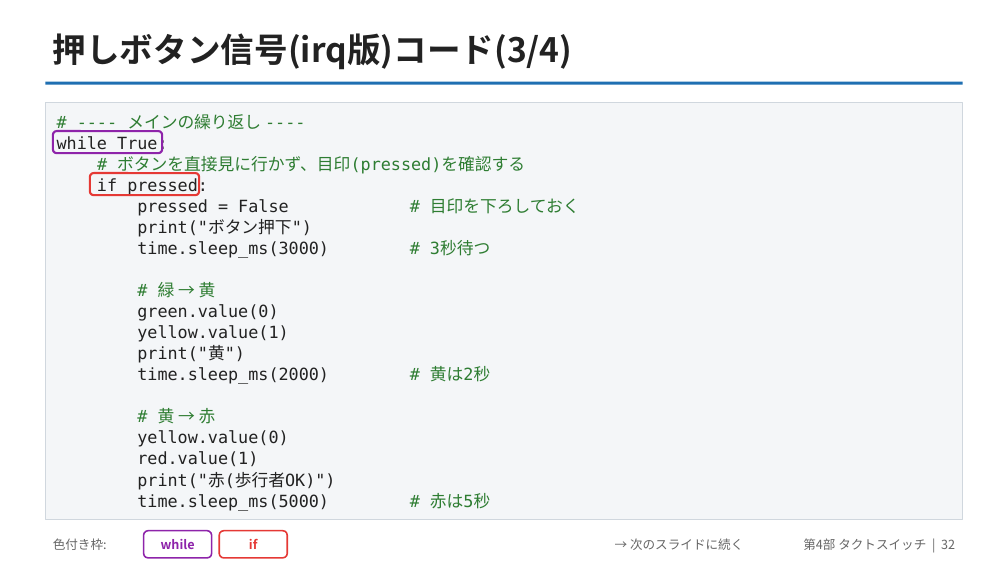
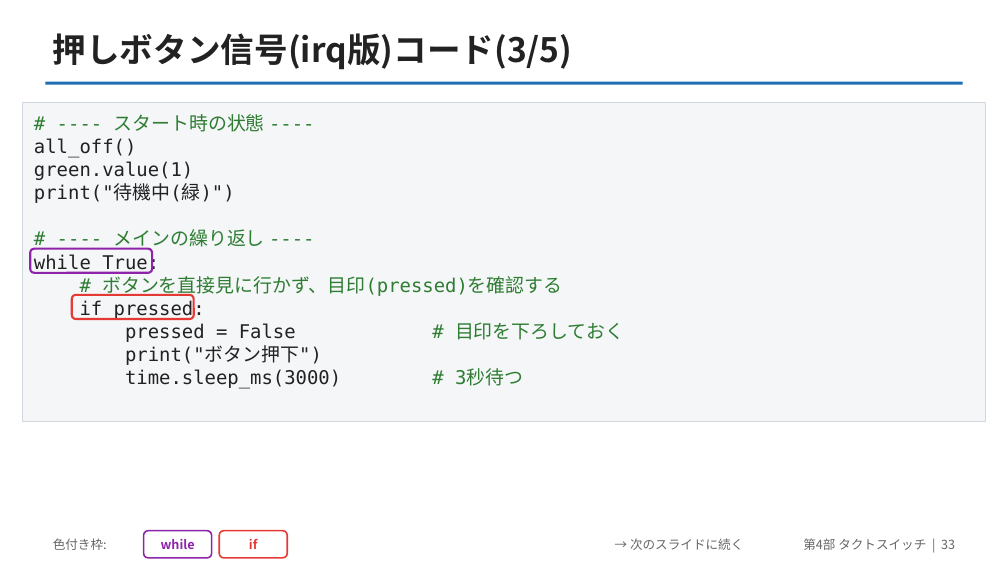
Before and after one commit to yuracode/isiot, a slide deck: slide 33 of slides/pico_sensor_intro.pptx (slide 32 before the commit). Drawn at 1008x567 pixels with LibreOffice and Linux fonts; fonts in the diff are those of the drawing. Boxes give left, top, right and bottom in pixels: in the first picture for what was removed or moved away, otherwise in the second. Text is boxed around its words. In the diff, an @@ line names an element or a change of style, - is before the commit and + after.

```diff
--- a/slides/pico_sensor_intro.pptx
+++ b/slides/pico_sensor_intro.pptx
@@ text at [53, 33, 573, 70]: text changed @@
-押しボタン信号(irq版)コード(3/4)
+押しボタン信号(irq版)コード(3/5)
@@ rectangle: place and size @@
-rectangle at [45, 102, 963, 520]
+rectangle at [23, 102, 985, 421]
@@ text "# ---- スタート時の状態 ----": place and size @@
-text "# ---- スタート時の状態 ----" at [57, 114, 580, 511]
+text "# ---- スタート時の状態 ----" at [34, 114, 624, 389]
@@ text at [34, 114, 265, 203]: paragraphs added @@
+# ---- スタート時の状態 ----
+all_off()
+green.value(1)
+print("待機中(緑)")
@@ text at [34, 229, 624, 389]: size 16 to 18 pt in "# ---- メインの繰り返し ----", "while True:", "# ボタンを直接見に行かず、目印(pressed)を確認する", "if pressed:" and 3 more places; line spacing 20pt to 22pt @@
@@ rounded rectangle: place and size @@
-rounded rectangle at [53, 131, 162, 153]
+rounded rectangle at [30, 249, 152, 273]
@@ rounded rectangle: place and size @@
-rounded rectangle at [90, 173, 199, 195]
+rounded rectangle at [72, 295, 194, 319]
@@ text at [137, 282, 490, 511]: paragraphs removed @@
-# 緑 → 黄
-green.value(0)
-yellow.value(1)
-print("黄")
-time.sleep_ms(2000) # 黄は2秒
-# 黄 → 赤
-yellow.value(0)
-red.value(1)
-print("赤(歩行者OK)")
-time.sleep_ms(5000) # 赤は5秒
@@ text at [803, 538, 955, 550]: text changed @@
-第4部 タクトスイッチ | 32
+第4部 タクトスイッチ | 33
```
Also in this commit, not shown: 27 other slides changed, 3 slides added, 2 other files.
